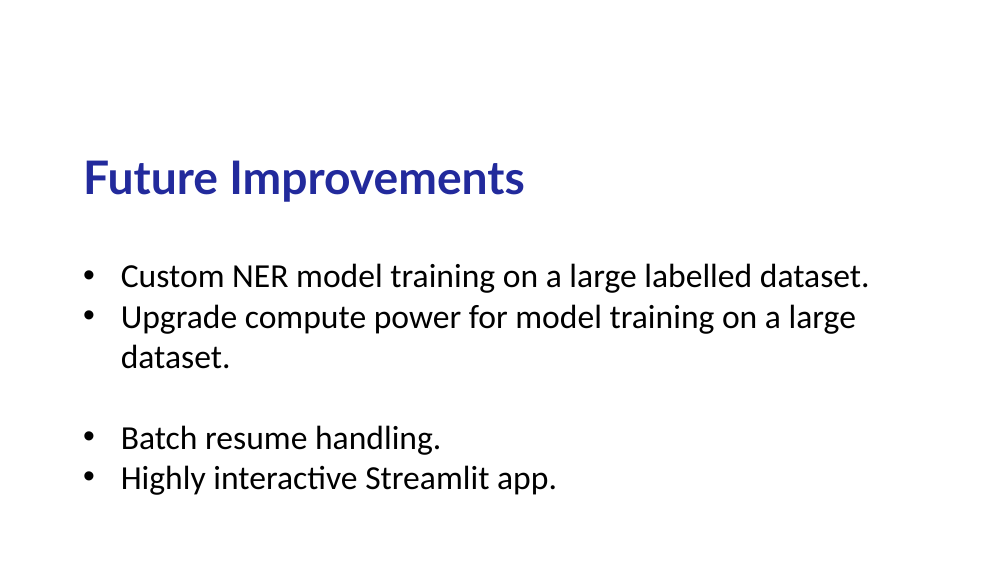
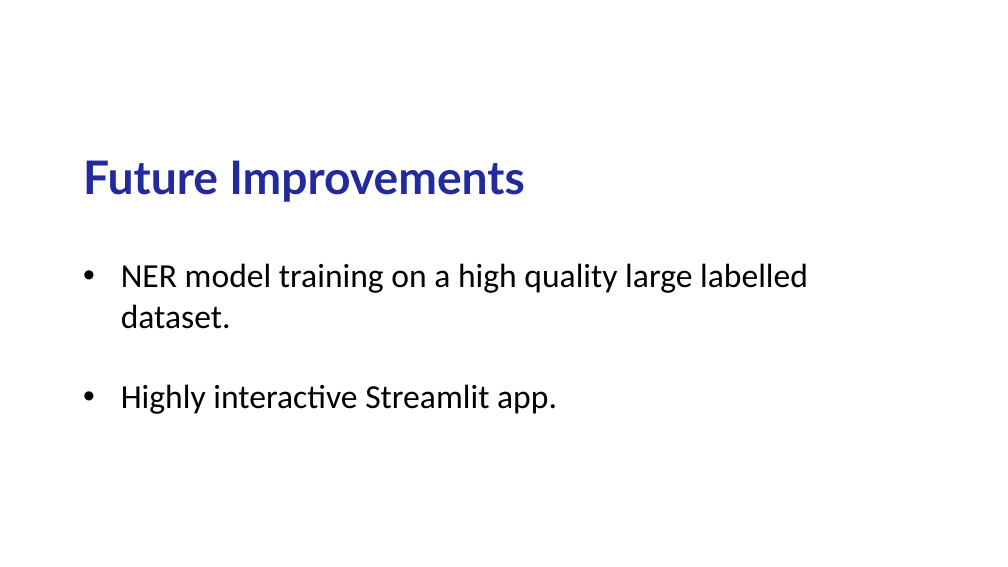
Before and after one commit to mk7890/Resume-Parsing-System, a slide deck: slide 27 of ResumeParserSystem_Presentation.pptx (slide 21 before the commit). Drawn at 1008x567 pixels with LibreOffice and Linux fonts; fonts in the diff are those of the drawing; background and template pictures are left out. Boxes give left, top, right and bottom in pixels: in the first picture for what was removed or moved away, otherwise in the second. Text is boxed around its words. In the diff, an @@ line names an element or a change of style, - is before the commit and + after.

```diff
--- a/ResumeParserSystem_Presentation.pptx
+++ b/ResumeParserSystem_Presentation.pptx
@@ text at <box>121,263,808,329</box>: text changed @@
-• Custom NER model training on a large labelled dataset.
-• Upgrade compute power for model training on a large dataset.
-• Batch resume handling.
+• NER model training on a high quality large labelled dataset.
```
Also in this commit, not shown: 8 other slides changed, 16 slides added, 10 slides removed.
